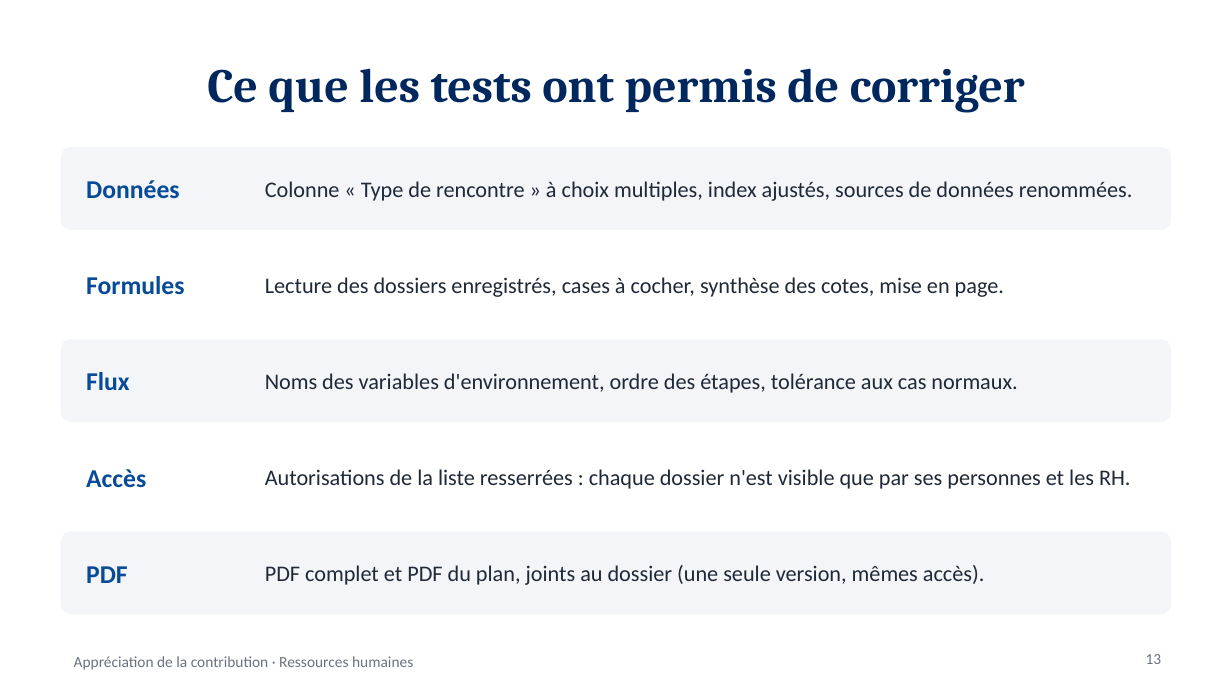
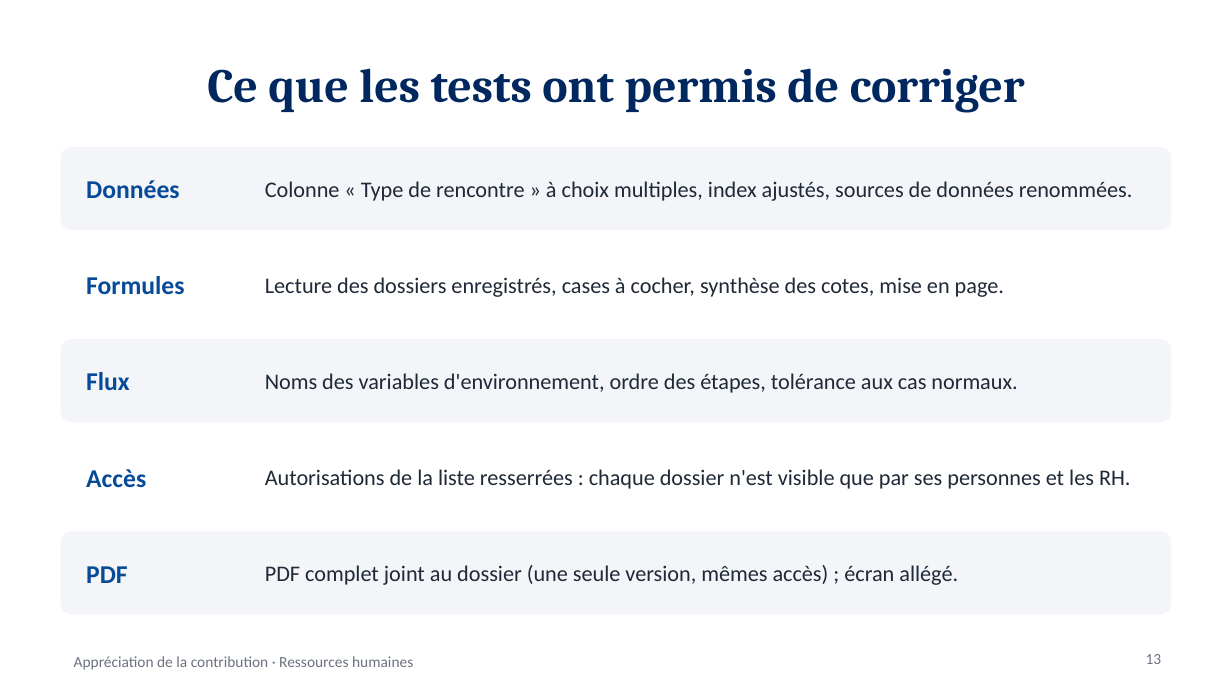
Before and after one commit to tazmustang/jsoncrack.com, a slide deck: slide 13 of powerapps/presentation/Presentation-Appreciation-contribution.pptx. Drawn at 1232x693 pixels with LibreOffice and Linux fonts; fonts in the diff are those of the drawing. Boxes give left, top, right and bottom in pixels: in the first picture for what was removed or moved away, otherwise in the second. Text is boxed around its words. In the diff, an @@ line names an element or a change of style, - is before the commit and + after.

```diff
--- a/powerapps/presentation/Presentation-Appreciation-contribution.pptx
+++ b/powerapps/presentation/Presentation-Appreciation-contribution.pptx
@@ text at <box>265,565,958,585</box>: text changed @@
-PDF complet et PDF du plan, joints au dossier (une seule version, mêmes accès).
+PDF complet joint au dossier (une seule version, mêmes accès) ; écran allégé.
```
Also in this commit, not shown: 1 other slide changed, 26 other files.
